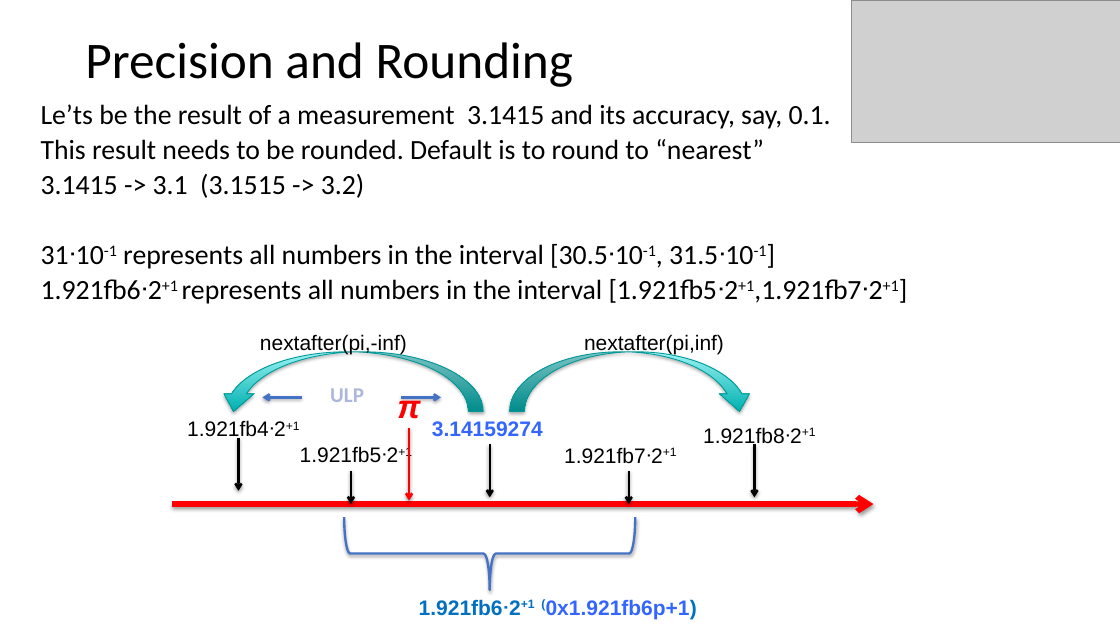
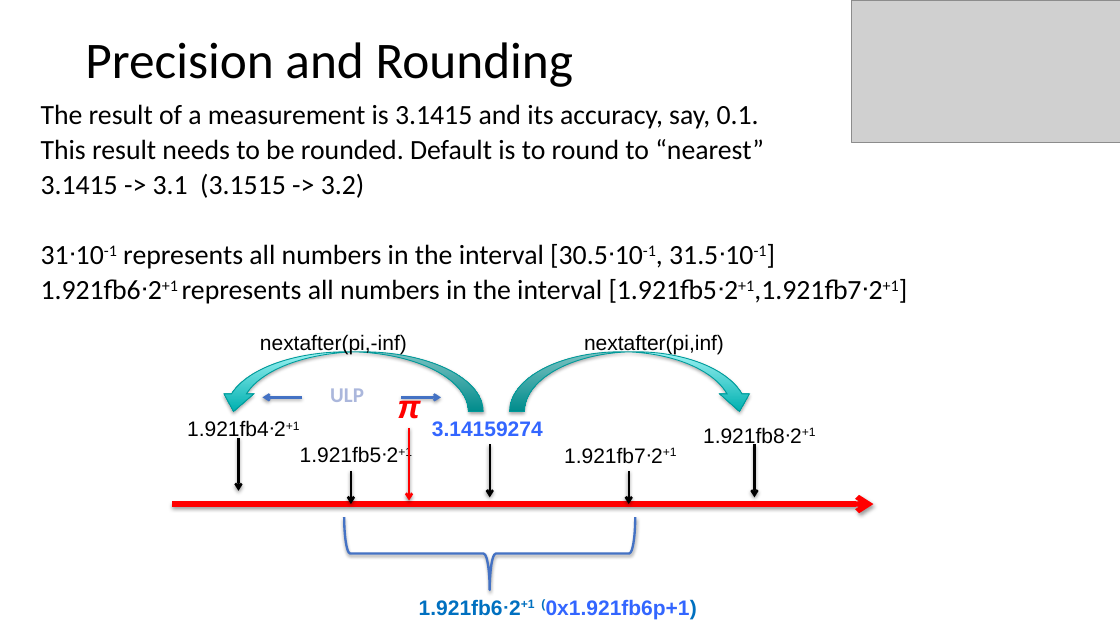
Before and after one commit to VinInn/FPCourse, a slide deck: slide 5 of Slides/FPforScientist.pptx. Drawn at 1120x630 pixels with LibreOffice and Linux fonts; fonts in the diff are those of the drawing; grey boxes stand for pictures. Boxes give left, top, right and bottom in pixels: in the first picture for what was removed or moved away, otherwise in the second. Text is boxed around its words. In the diff, an @@ line names an element or a change of style, - is before the commit and + after.

```diff
--- a/Slides/FPforScientist.pptx
+++ b/Slides/FPforScientist.pptx
@@ text at box(41, 104, 759, 129): text changed @@
-Le’ts be the result of a measurement 3.1415 and its accuracy, say, 0.1.
+The result of a measurement is 3.1415 and its accuracy, say, 0.1.
```
Also in this commit, not shown: 4 other slides changed, 1 other file.
